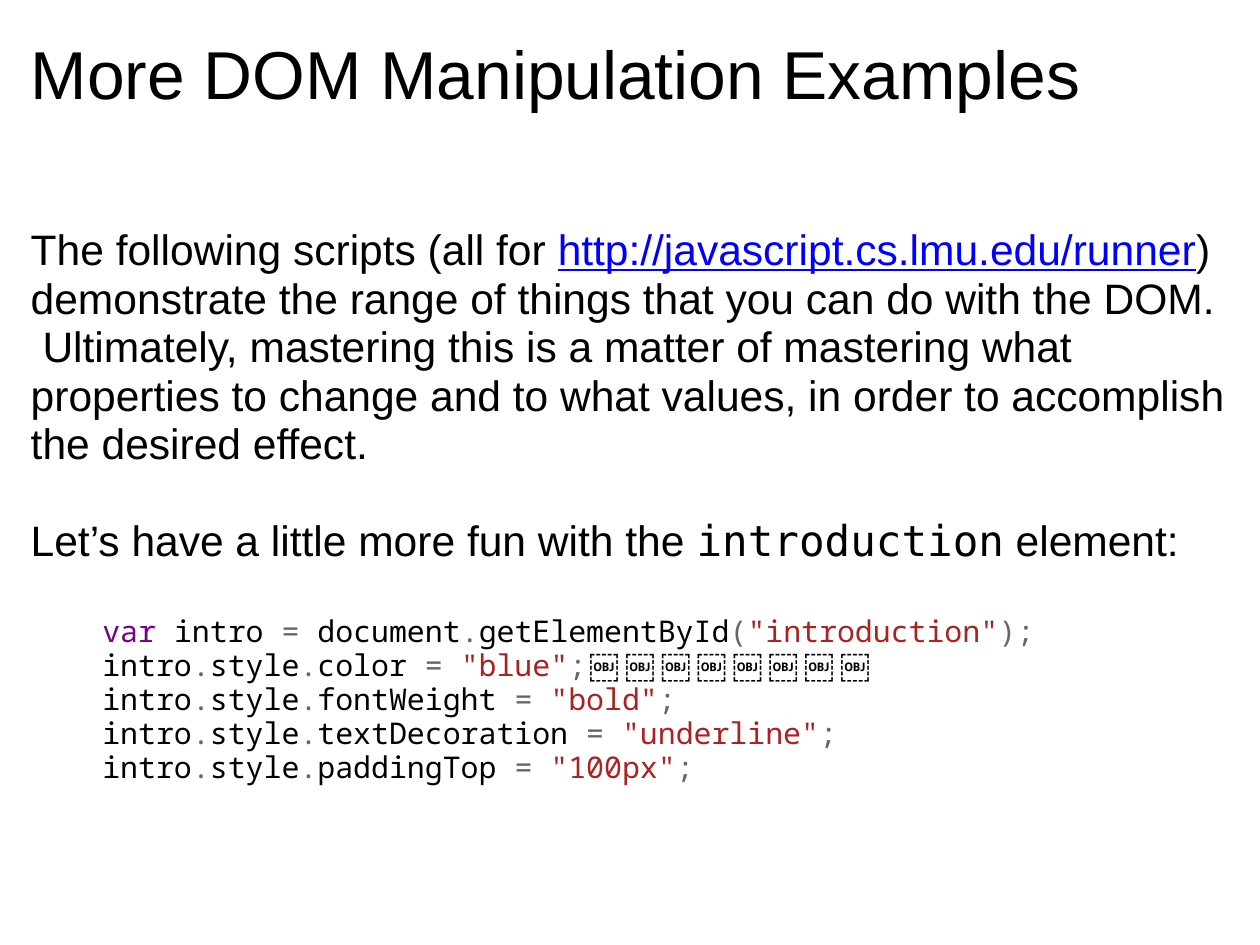
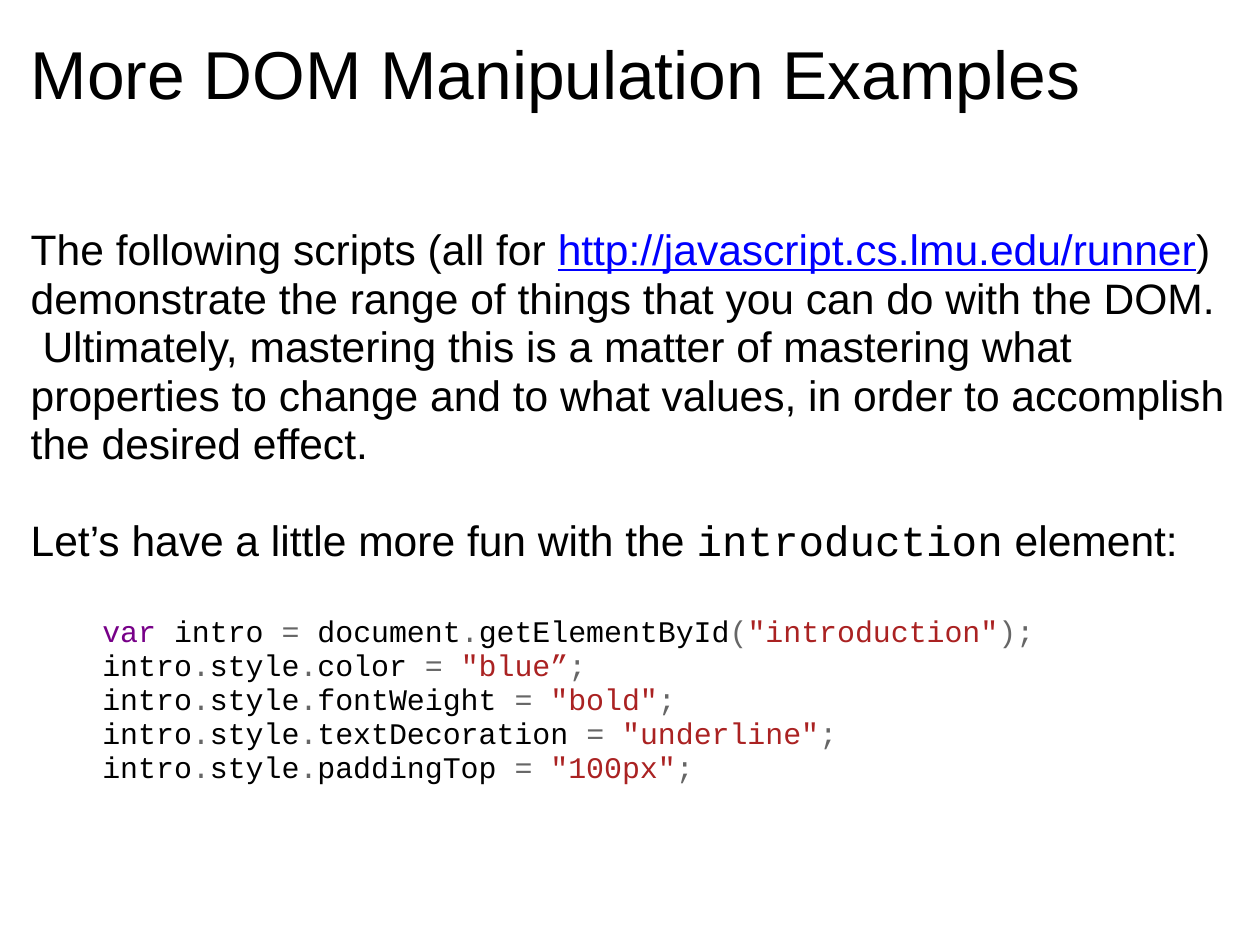
Before and after one commit to dondi/javascript-book, a slide deck: slide 15 of presentations/Chapter_6_Presentation.ppt. Drawn at 1260x945 pixels with LibreOffice and Linux fonts; fonts in the diff are those of the drawing; background and template pictures are left out. Boxes give left, top, right and bottom in pixels: in the first picture for what was removed or moved away, otherwise in the second. Text is boxed around its words. In the diff, an @@ line names an element or a change of style, - is before the commit and + after.

```diff
--- a/presentations/Chapter_6_Presentation.ppt
+++ b/presentations/Chapter_6_Presentation.ppt
@@ text at (x1=31, y1=525, x2=1178, y2=557): font DejaVu Sans Mono to Courier New in "introduction" @@
@@ text at (x1=102, y1=620, x2=1034, y2=785): text changed; font Noto Sans Mono to Courier New @@
-var intro = document.getElementById("introduction");
-intro.style.color = "blue";￼￼￼￼￼￼￼￼
-intro.style.fontWeight = "bold";
-intro.style.textDecoration = "underline";
-intro.style.paddingTop = "100px";
+var intro = document.getElementById("introduction");
+intro.style.color = "blue”;
+intro.style.fontWeight = "bold";
+intro.style.textDecoration = "underline";
+intro.style.paddingTop = "100px";
```
Also in this commit, not shown: 15 other slides changed.
